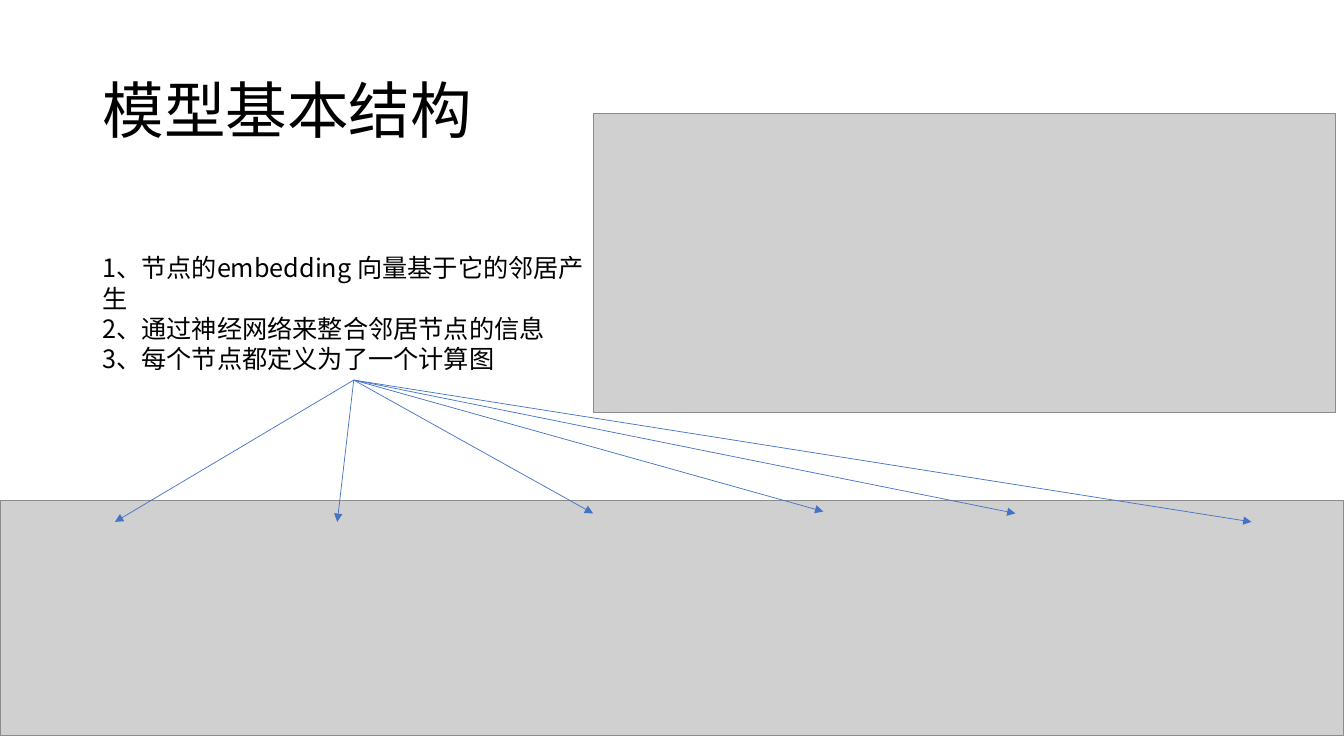
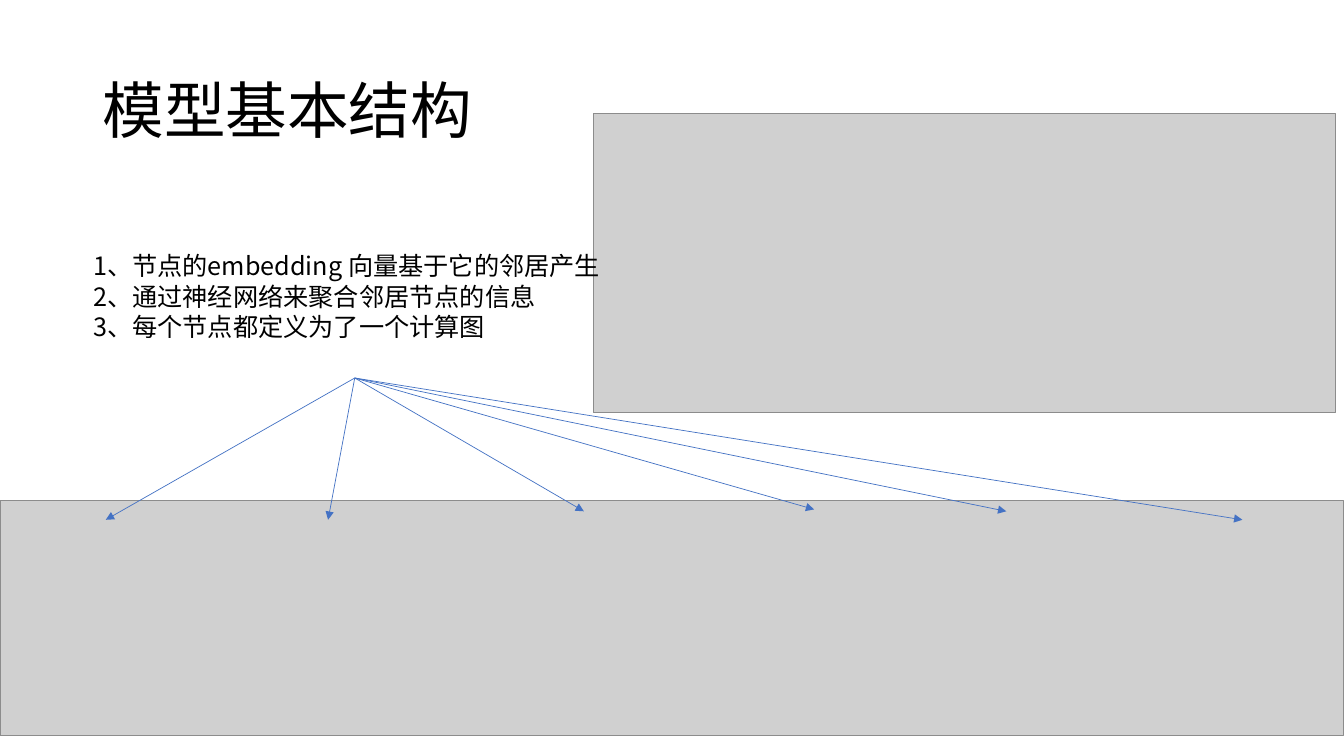
Before and after one commit to shmilysyq/rcmd_paper, a slide deck: slide 19 of embedding/graph embedding/Representation Learning on Graphs.pptx. Drawn at 1344x756 pixels with LibreOffice and Linux fonts; fonts in the diff are those of the drawing; grey boxes stand for pictures. Boxes give left, top, right and bottom in pixels: in the first picture for what was removed or moved away, otherwise in the second. Text is boxed around its words. In the diff, an @@ line names an element or a change of style, - is before the commit and + after.

```diff
--- a/embedding/graph embedding/Representation Learning on Graphs.pptx
+++ b/embedding/graph embedding/Representation Learning on Graphs.pptx
@@ text "1、节点的embedding 向量基于它的邻居产生" moved from (x1=102, y1=255, x2=584, y2=370) to (x1=93, y1=250, x2=600, y2=338) @@
@@ text at (x1=93, y1=280, x2=535, y2=309): text changed @@
-2、通过神经网络来整合邻居节点的信息
+2、通过神经网络来聚合邻居节点的信息
@@ arrow moved from (354, 380) - (115, 522) to (355, 378) - (106, 520) @@
@@ arrow moved from (354, 380) - (338, 522) to (355, 378) - (328, 520) @@
@@ arrow moved from (354, 380) - (1252, 522) to (355, 378) - (1243, 520) @@
@@ arrow moved from (354, 380) - (1015, 513) to (355, 378) - (1006, 511) @@
@@ arrow moved from (354, 380) - (824, 511) to (355, 378) - (815, 509) @@
@@ arrow moved from (354, 380) - (593, 513) to (355, 378) - (584, 511) @@
```
Also in this commit, not shown: 15 other slides changed, 13 slides added, 4 slides removed, 2 other files.
